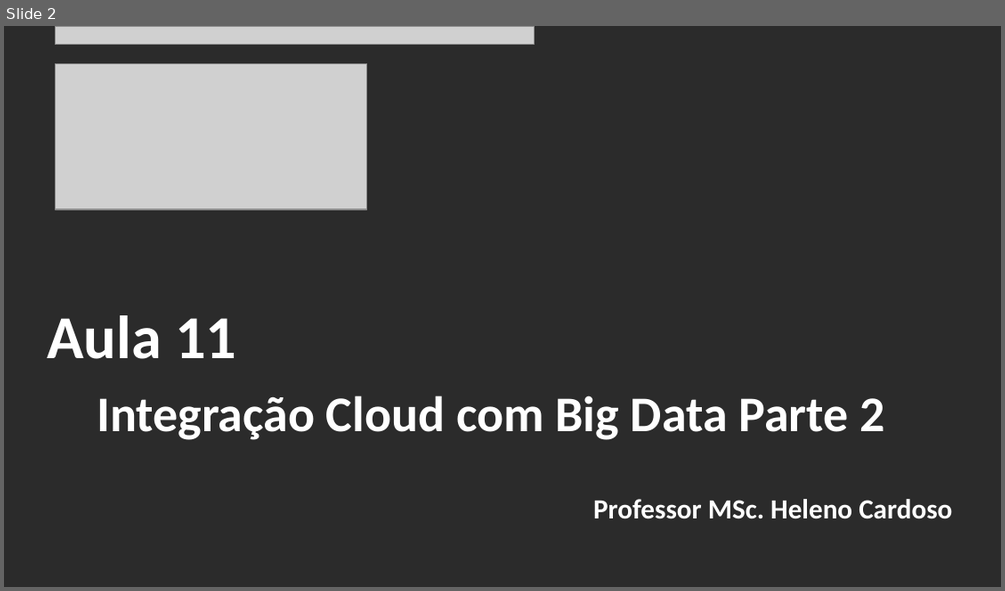
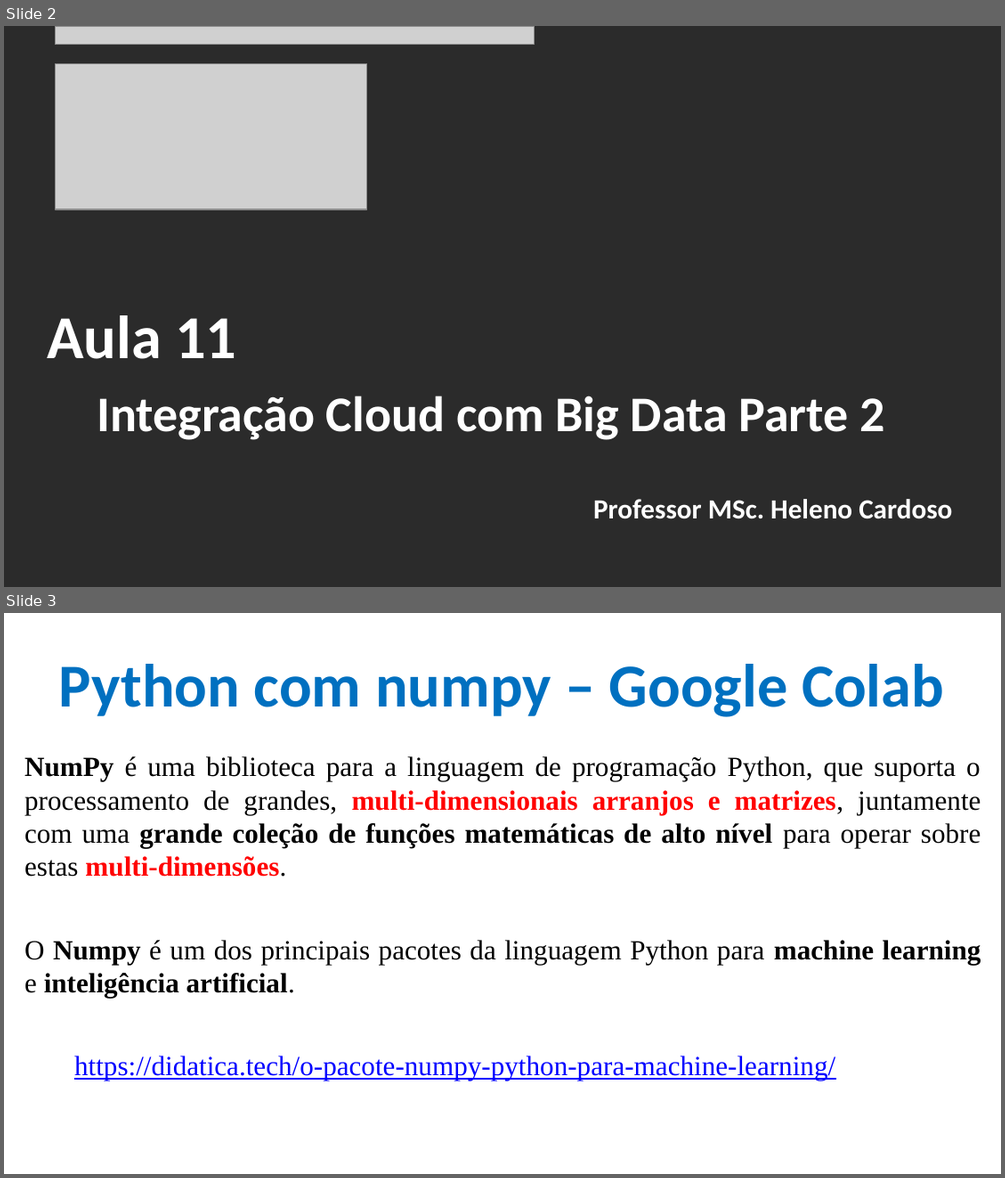
Before and after one commit to CloudEducationBrazil/WydenArea1AplicacaoCloudIndustria40Python, a slide deck: 01 Classes/Aula 11 - Aplicação Cloud Indústria 40 Python Integração Cloud Big Data Parte 2.pptx. Shown one above the other, each under a label of ours: slide 2 before the commit, slides 2 and 3 after it. The pictures are 1005x591 and 1005x1178 pixels, drawn with LibreOffice and Linux fonts; fonts in the diff are those of the drawing; grey boxes stand for pictures; background and template pictures are left out; a plain dark background stands for a picture behind light text. Boxes give left, top, right and bottom in pixels: in the first picture for what was removed or moved away, otherwise in the second. Text is boxed around its words. In the diff, an @@ line names an element or a change of style, - is before the commit and + after.

Commit message:
Aula 11 Cloud IoT Python 29maio2023

```diff
--- a/01 Classes/Aula 11 - Aplicação Cloud Indústria 40 Python Integração Cloud Big Data Parte 2.pptx
+++ b/01 Classes/Aula 11 - Aplicação Cloud Indústria 40 Python Integração Cloud Big Data Parte 2.pptx
@@ slide 3 added at box(4, 613, 1001, 1174), background picture (left out) @@
@@ title added at box(59, 664, 944, 717), 44 pt, text #0070C0, bold @@
+Python com numpy – Google Colab
@@ text added at box(24, 756, 981, 1080), 20 pt, text #000000 @@
+NumPy é uma biblioteca para a linguagem de programação Python, que suporta o processamento de grandes, multi-dimensionais arranjos e matrizes, juntamente com uma grande coleção de funções matemáticas de alto nível para operar sobre estas multi-dimensões.
+O Numpy é um dos principais pacotes da linguagem Python para machine learning e inteligência artificial.
+https://didatica.tech/o-pacote-numpy-python-para-machine-learning/
```
Also in this commit, not shown: 3 slides changed, 12 other slides added, 14 other files.
